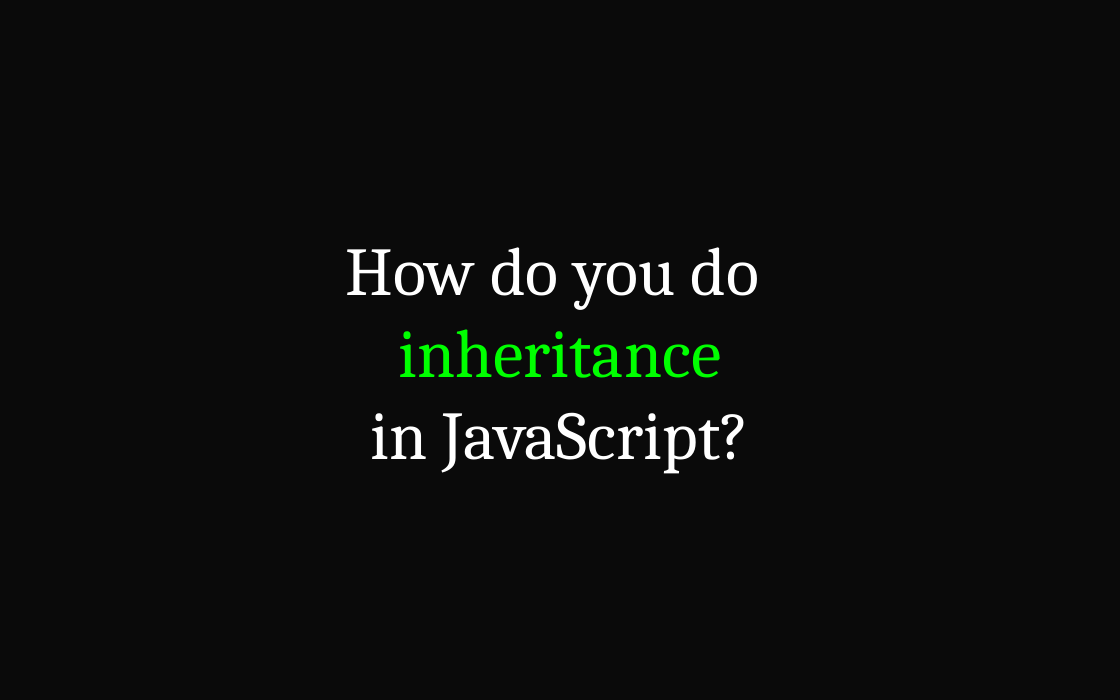
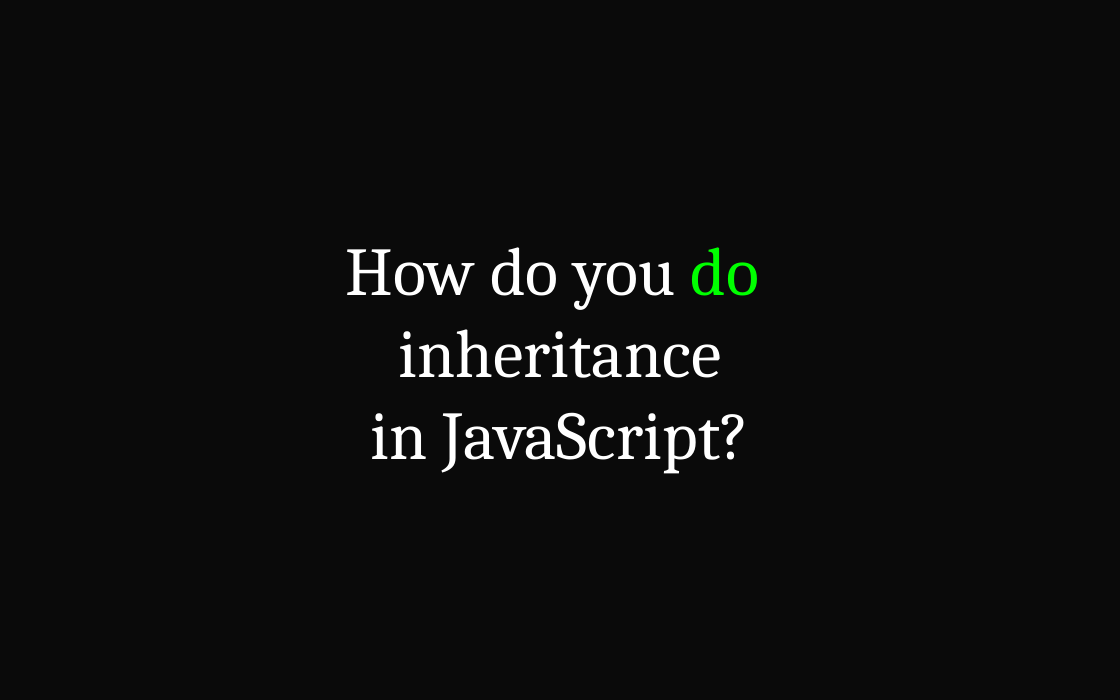
Before and after one commit to kindohm/tccc-jsinheritance, a slide deck: slide 5 of tccc-jsinheritance.pptx (slide 6 before the commit). Drawn at 1120x700 pixels with LibreOffice and Linux fonts; fonts in the diff are those of the drawing. Boxes give left, top, right and bottom in pixels: in the first picture for what was removed or moved away, otherwise in the second. Text is boxed around its words. In the diff, an @@ line names an element or a change of style, - is before the commit and + after.

```diff
--- a/tccc-jsinheritance.pptx
+++ b/tccc-jsinheritance.pptx
@@ text at bbox=[346, 247, 759, 378]: text colour #FFFFFF to #00FF00 in "do"; text colour #00FF00 to #FFFFFF in "inheritance" @@
```
Also in this commit, not shown: 7 other slides changed, 2 slides removed, 1 other file.
